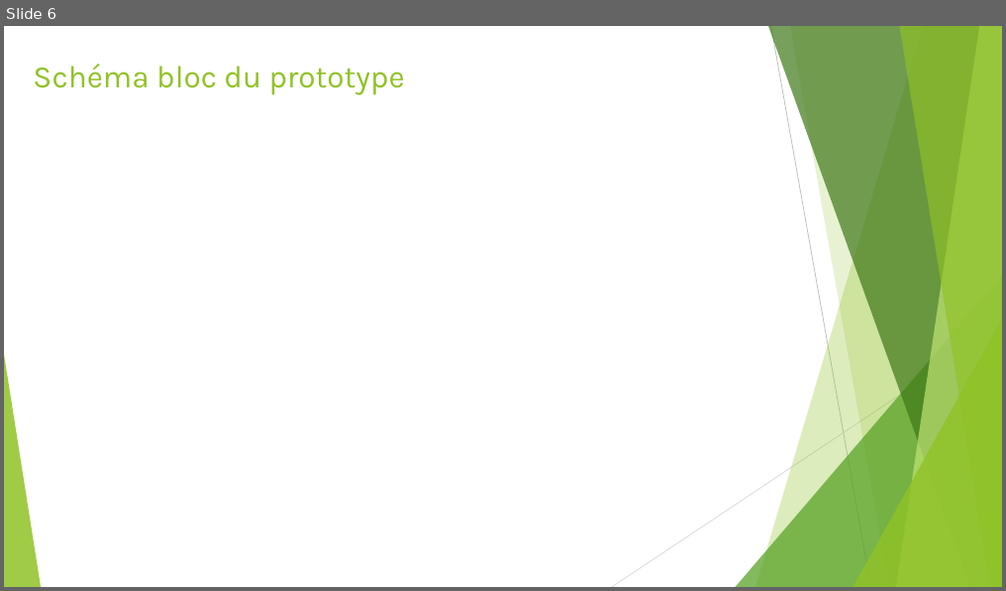
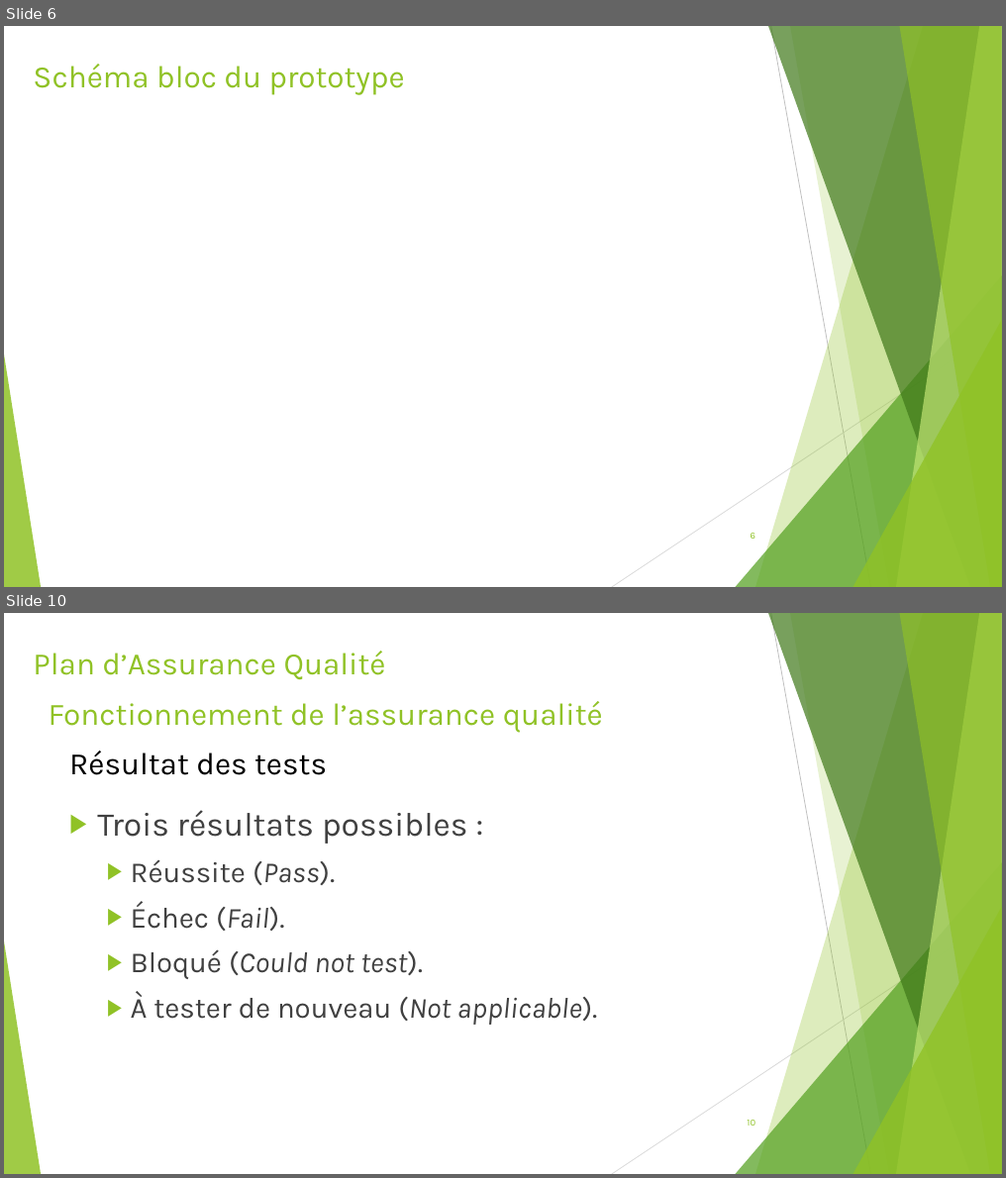
Before and after one commit to gab4321/ProjetS5, a slide deck: Gestion/S5_Revue1_2_Projet.pptx. Shown one above the other, each under a label of ours: slide 6 before the commit, slides 6 and 10 after it; the slides between them are not shown. The pictures are 1006x591 and 1006x1178 pixels, drawn with LibreOffice and Linux fonts; fonts in the diff are those of the drawing. Boxes give left, top, right and bottom in pixels: in the first picture for what was removed or moved away, otherwise in the second. Text is boxed around its words. In the diff, an @@ line names an element or a change of style, - is before the commit and + after.

```diff
--- a/Gestion/S5_Revue1_2_Projet.pptx
+++ b/Gestion/S5_Revue1_2_Projet.pptx
@@ slide 10 added at (x1=4, y1=613, x2=1002, y2=1174), background #FFFFFF; not listed: 10 template elements that a slide beside it also shows @@
@@ title added at (x1=33, y1=651, x2=386, y2=680), 30 pt, text #90C226 @@
+Plan d’Assurance Qualité
@@ text added at (x1=49, y1=701, x2=603, y2=733), 30 pt, text #90C226 @@
+Fonctionnement de l’assurance qualité
@@ text added at (x1=69, y1=751, x2=327, y2=775), 30 pt, text #000000 @@
+Résultat des tests
@@ text added at (x1=97, y1=810, x2=597, y2=1025), 28 pt, text #404040 @@
+▶ Trois résultats possibles :
+  ▶ Réussite (Pass).
+  ▶ Échec (Fail).
+  ▶ Bloqué (Could not test).
+  ▶ À tester de nouveau (Not applicable).
@@ page number added at (x1=746, y1=1120, x2=755, y2=1126), 9 pt, text #90C226 @@
+10
@@ slide 6 changed as well @@
@@ page number added at (x1=750, y1=533, x2=755, y2=539), 9 pt, text #90C226 @@
+6
```
Also in this commit, not shown: 11 other slides changed, 4 other slides added, 2 other files.
